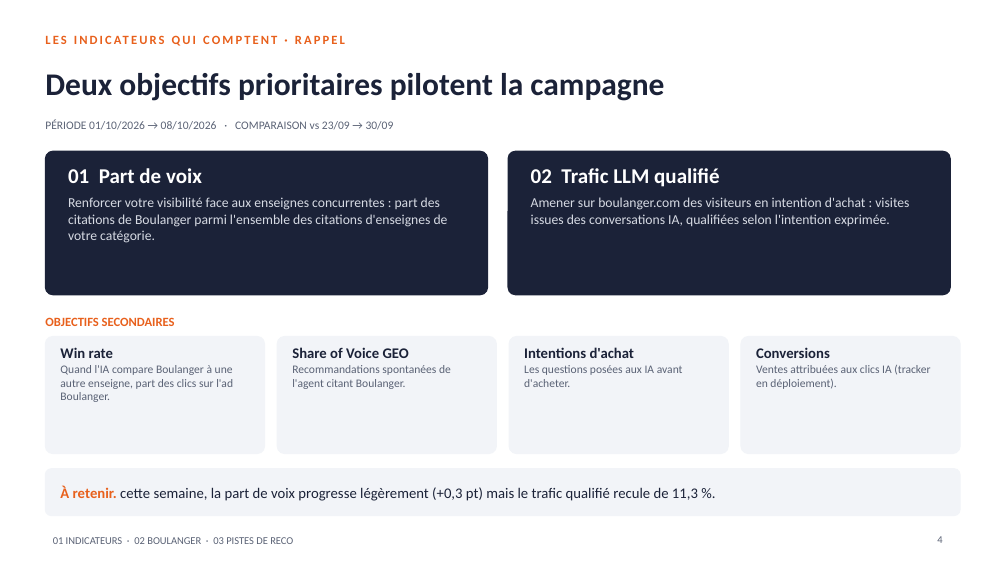
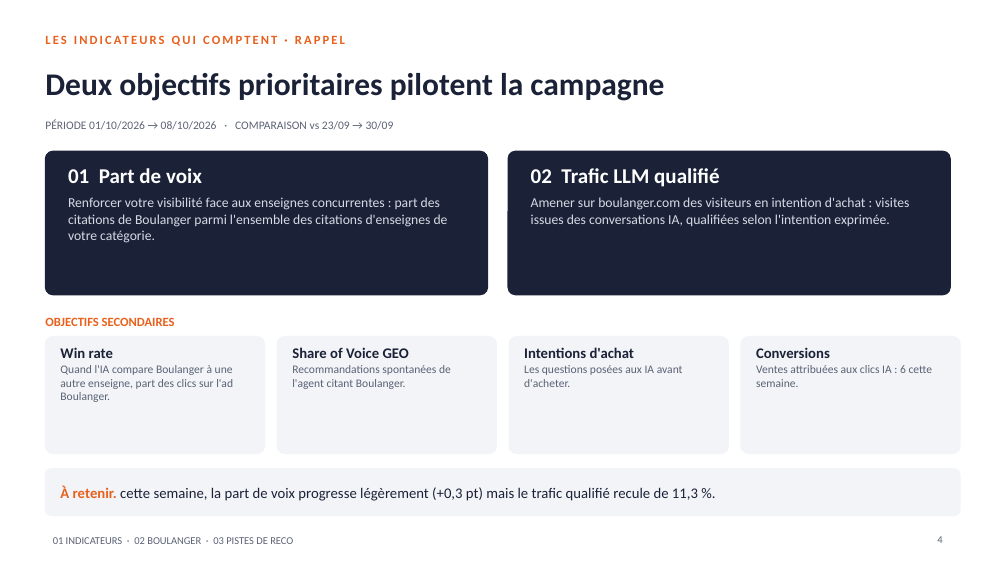
Before and after one commit to stephanemonmarson-creator/Lemrock, a slide deck: slide 4 of rapports/In progress_20261009_Rapport_Boulanger_Hebdo_01.10-08.10.pptx. Drawn at 1008x567 pixels with LibreOffice and Linux fonts; fonts in the diff are those of the drawing. Boxes give left, top, right and bottom in pixels: in the first picture for what was removed or moved away, otherwise in the second. Text is boxed around its words. In the diff, an @@ line names an element or a change of style, - is before the commit and + after.

```diff
--- a/rapports/In progress_20261009_Rapport_Boulanger_Hebdo_01.10-08.10.pptx
+++ b/rapports/In progress_20261009_Rapport_Boulanger_Hebdo_01.10-08.10.pptx
@@ text at <box>756,365,933,387</box>: text changed @@
-Ventes attribuées aux clics IA (tracker en déploiement).
+Ventes attribuées aux clics IA : 6 cette semaine.
```
Also in this commit, not shown: 2 other slides changed.
